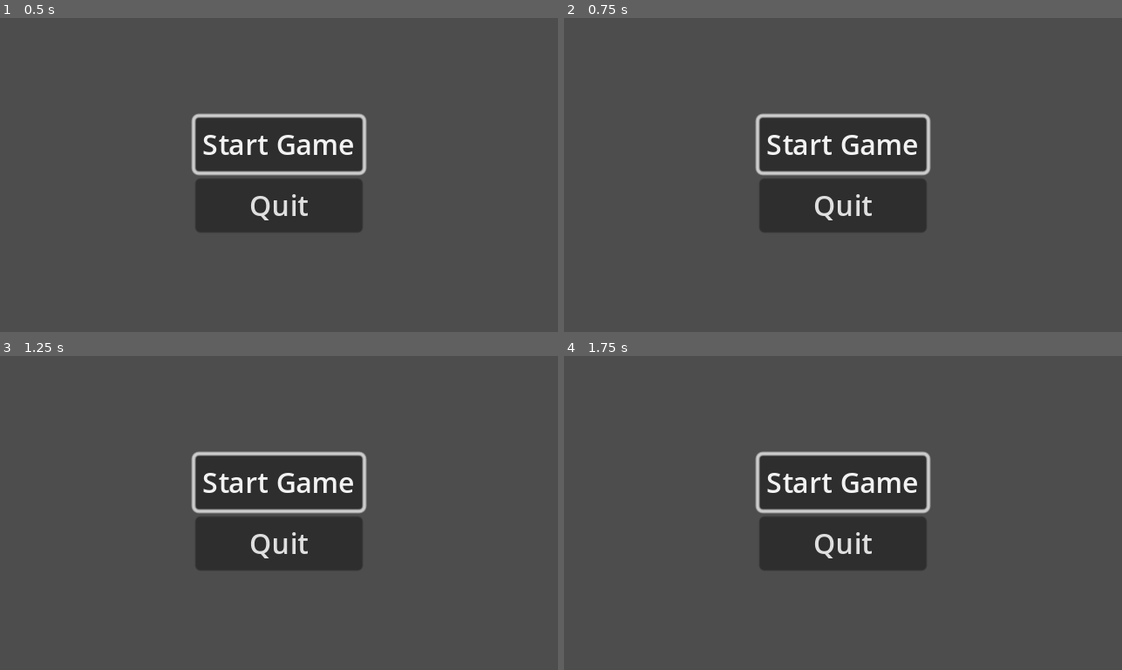
Above: before the commit, frames 1-4 (two rows, left to right).
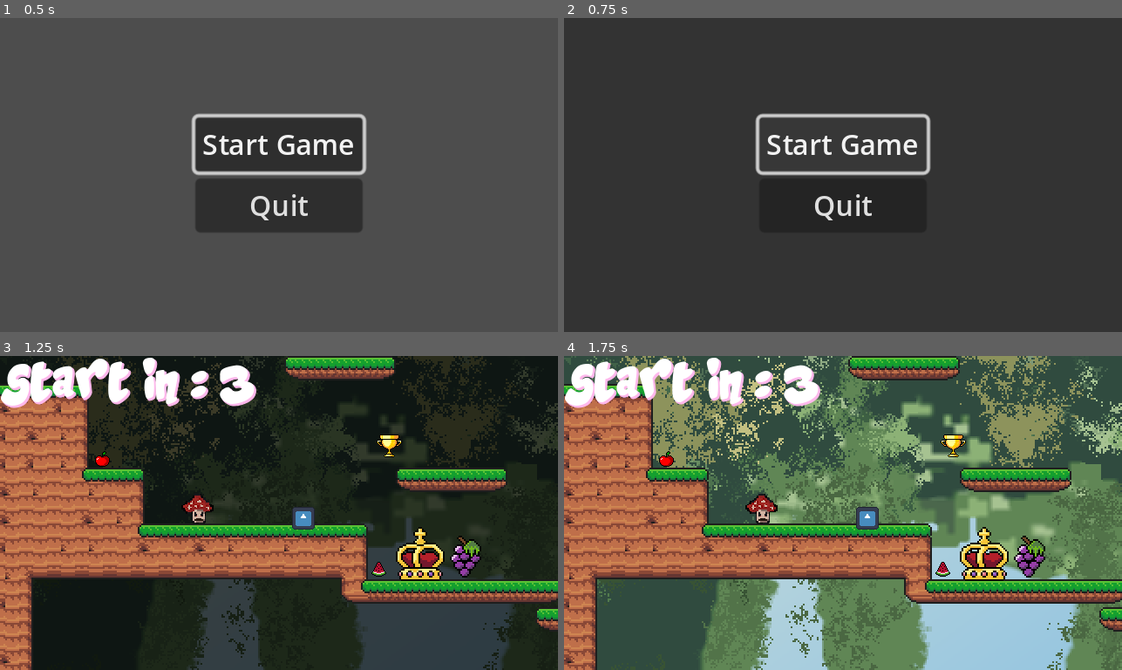
Above: after the commit, the same moments.

Repository: alwong18/AnimalExplorer
Game: Godot game, scene res://Scenes/start_menu.tscn
The game is run twice, just before and just after one commit, with the same random seed, the same clock (stepped at 60 frames per second) and the same inputs. The engine's default icon, where the game draws it, is replaced by a stand-in: a white triangle on a blue panel in a dark square.
Inputs (mouse positions are in pixels of both pictures, inside the frame that each line leads up to):
- Up to frame 1 (0.5 s): no input
- Up to frame 2 (0.75 s): click "Start Game" at 0.5 s
- Up to frame 3 (1.25 s): no input
- Up to frame 4 (1.75 s): click (843, 481) at 1.25 s, where only the run before the commit has a clickable "Start Game"

Frame 1 is identical in both runs. In frame 2, 88% of the frame differs, in the area x 0-100%, y 0-100%; in frame 3, 96%; in frame 4, 98%.

Commit message:
Revert "Merge branch 'main' of https://github.com/alwong18/AnimalExplorer"
This reverts commit 7f4ef2e0379dbe23bab0392d272530aa23321032, reversing
changes made to 11c9544caa0fab4ce90b525c1d4c85d433a1b233.

Diff:
--- a/Scenes/World.gd
+++ b/Scenes/World.gd
@@ -6,12 +6,10 @@
 @onready var start_in_label = %StartInLabel
 @onready var animation_player = $AnimationPlayer
 @onready var start_in = %StartIn
-@onready var level_completed = $CanvasLayer/LevelCompleted
 
 # Called when the node enters the scene tree for the first time.
 func _ready():
 	get_tree().paused = true
-	await LevelTransition.fade_from_black()
 	animation_player.play("countdown")
 	await animation_player.animation_finished
 	get_tree().paused = false
--- a/Scenes/level_transition.tscn
+++ b/Scenes/level_transition.tscn
@@ -56,7 +56,7 @@
 "fade_to_black": SubResource("Animation_0cph5")
 }
 
-[node name="LevelTransition" type="CanvasLayer"]
+[node name="LevelTransition" type="Node"]
 process_mode = 3
 script = ExtResource("1_2e7v2")
 
--- a/Scripts/World.gd
+++ b/Scripts/World.gd
@@ -5,6 +5,7 @@
 @onready var level_completed = $CanvasLayer/LevelCompleted
 
 func _ready():
+#	RenderingServer.set_default_clear_color(Color.BLACK)
 	Events.level_completed.connect(show_level_completed)
 
 func show_level_completed():
--- a/portal.gd
+++ b/portal.gd
@@ -14,6 +14,4 @@
 	if body is Player:
 		print("entered portal")
 		Events.level_completed.emit()
-		await LevelTransition.fade_to_black()
-		get_tree().paused = false
 		get_tree().change_scene_to_packed(next_level)
